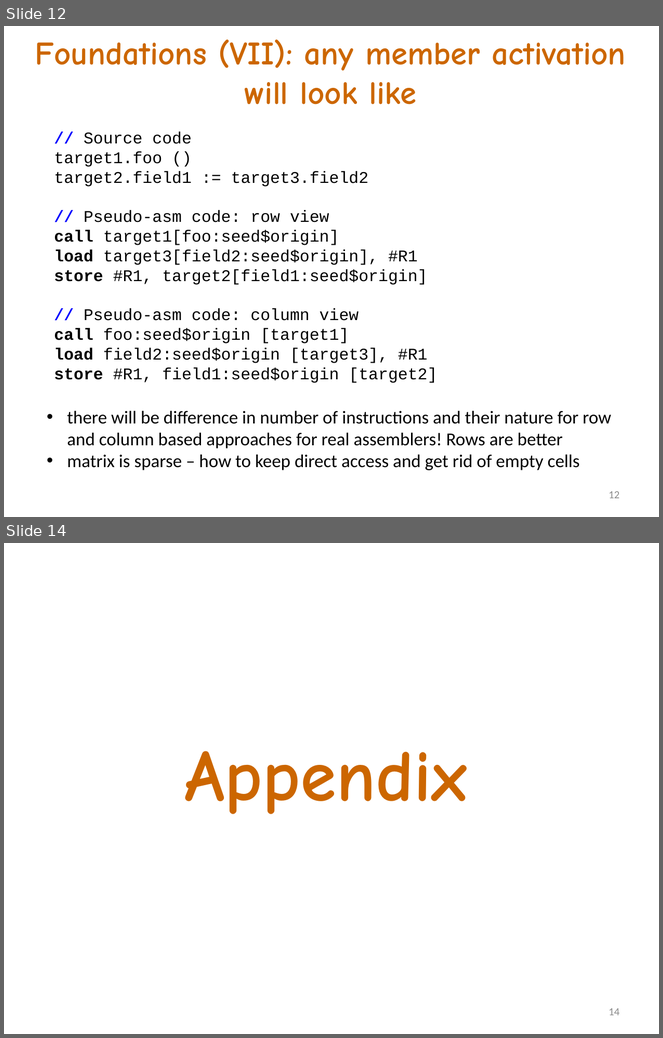
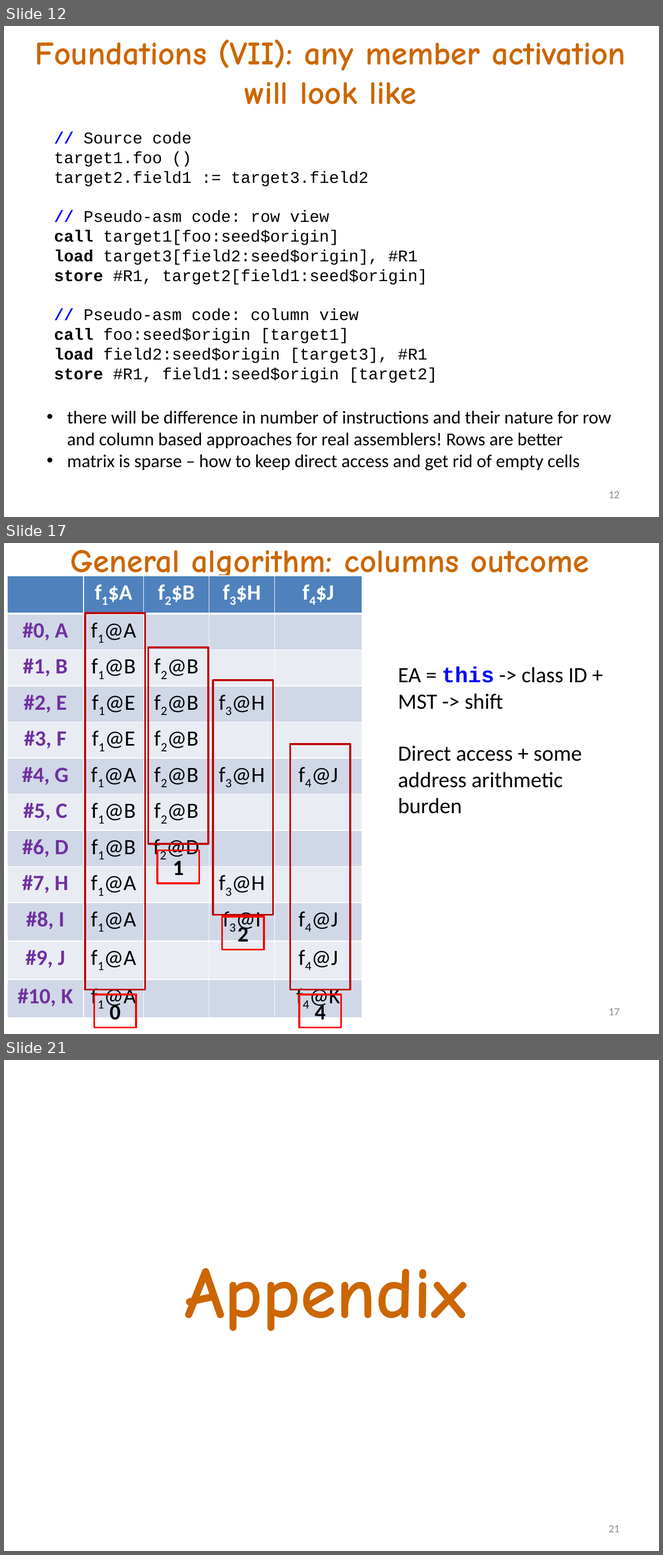
Before and after one commit to akanatov/SLang-, a slide deck: Docs/Incidence matrix and OOP.pptx. Shown one above the other, each under a label of ours: slides 12 and 14 before the commit, slides 12, 17 and 21 after it; the slides between them are not shown. The pictures are 663x1038 and 663x1555 pixels, drawn with LibreOffice and Linux fonts; fonts in the diff are those of the drawing. Boxes give left, top, right and bottom in pixels: in the first picture for what was removed or moved away, otherwise in the second. Text is boxed around its words. In the diff, an @@ line names an element or a change of style, - is before the commit and + after.

```diff
--- a/Docs/Incidence matrix and OOP.pptx
+++ b/Docs/Incidence matrix and OOP.pptx
@@ slide 17 added at [4,543,659,1034], background #FFFFFF @@
@@ title added at [70,550,590,583], 36 pt, text #CC6600, bold @@
+General algorithm: columns outcome
@@ table added at [7,576,362,1027], 12 rows, 5 columns @@
+ | f1$A | f2$B | f3$H | f4$J
+#0, A | f1@A |  |  | 
+#1, B | f1@B | f2@B |  | 
+#2, E | f1@E | f2@B | f3@H | 
+#3, F | f1@E | f2@B |  | 
+#4, G | f1@A | f2@B | f3@H | f4@J
+#5, C | f1@B | f2@B |  | 
+#6, D | f1@B | f2@D |  | 
+#7, H | f1@A |  | f3@H | 
+#8, I | f1@A |  | f3@I | f4@J
+#9, J | f1@A |  |  | f4@J
+#10, K | f1@A |  |  | f4@K
@@ rectangle added at [85,613,145,990], outline #C00000 2 pt @@
@@ rectangle added at [148,648,208,845], outline #C00000 2 pt @@
@@ text added at [398,667,587,814], 24 pt, text #000000 @@
+EA = this -> class ID + MST -> shift
+Direct access + some address arithmetic burden
@@ rectangle added at [213,681,273,915], outline #C00000 2 pt @@
@@ rectangle added at [291,744,351,990], outline #C00000 2 pt @@
@@ rectangle added at [157,850,199,883], outline #FF0000 2 pt, 24 pt, text #000000, bold @@
+1
@@ rectangle added at [222,917,264,950], outline #FF0000 2 pt, 24 pt, text #000000, bold @@
+2
@@ rectangle added at [94,995,137,1028], outline #FF0000 2 pt, 24 pt, text #000000, bold @@
+0
@@ rectangle added at [299,995,341,1028], outline #FF0000 2 pt, 24 pt, text #000000, bold @@
+4
@@ page number added at [609,1008,620,1016], 12 pt, text #8C8C8C @@
+17
@@ what was slide 14 is now slide 21 @@
@@ page number at [609,1525,620,1533]: text changed @@
-14
+21
```
Also in this commit, not shown: 5 slides changed, 6 other slides added.
